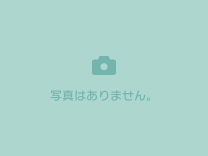
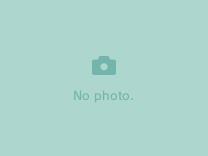
Layers edited between the first and the second (208, 156) image:
renamed "写真はありません。" to "No photo.", painted on it over box(50, 90, 151, 103)
